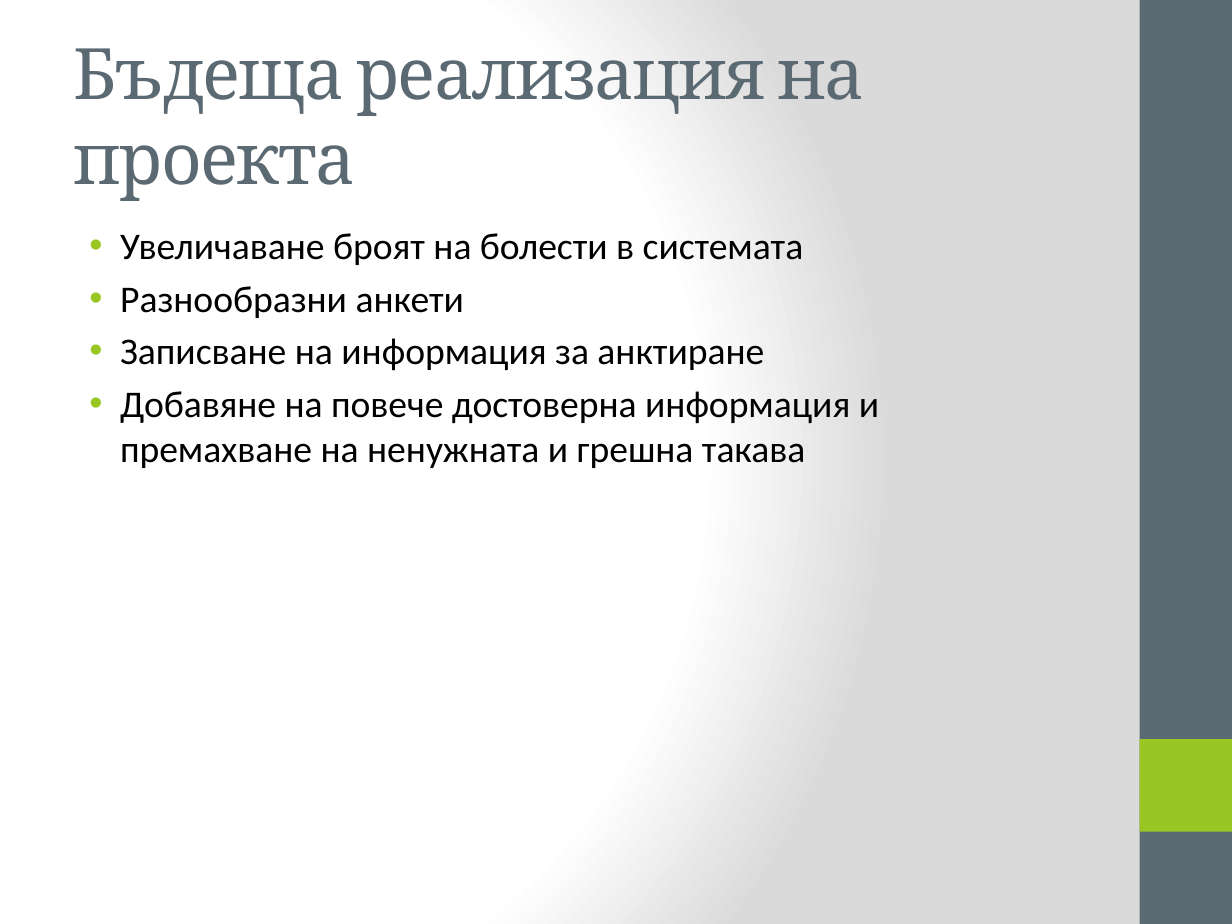
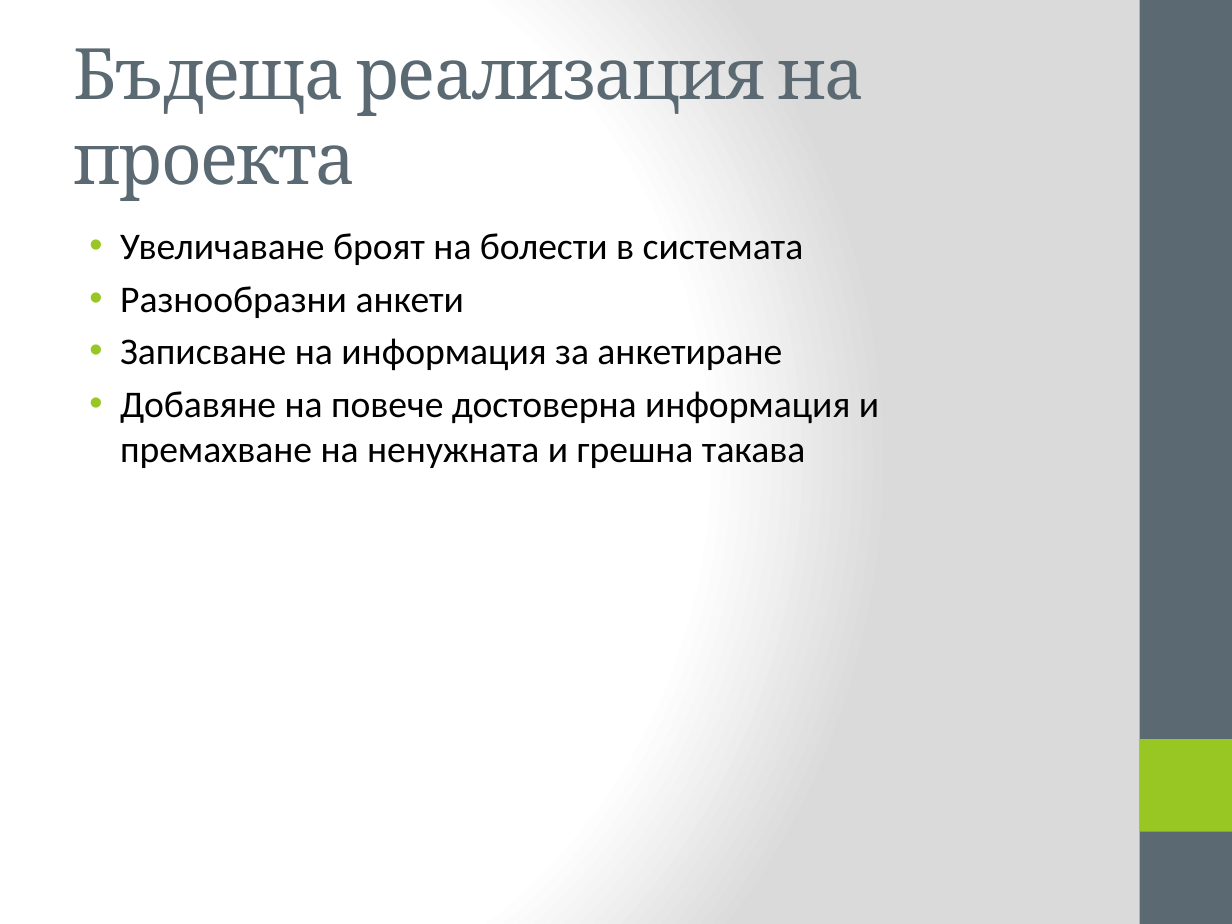
Before and after one commit to marti456/bri4ka-hacktues, a slide deck: slide 7 of Здравно-профилактична платформа.pptx (slide 9 before the commit). Drawn at 1232x924 pixels with LibreOffice and Linux fonts; fonts in the diff are those of the drawing. Boxes give left, top, right and bottom in pixels: in the first picture for what was removed or moved away, otherwise in the second. Text is boxed around its words. In the diff, an @@ line names an element or a change of style, - is before the commit and + after.

```diff
--- a/Здравно-профилактична платформа.pptx
+++ b/Здравно-профилактична платформа.pptx
@@ text at [120,338,782,371]: text changed @@
-• Записване на информация за анктиране
+• Записване на информация за анкетиране
```
Also in this commit, not shown: 3 other slides changed, 1 slide added, 3 slides removed.
